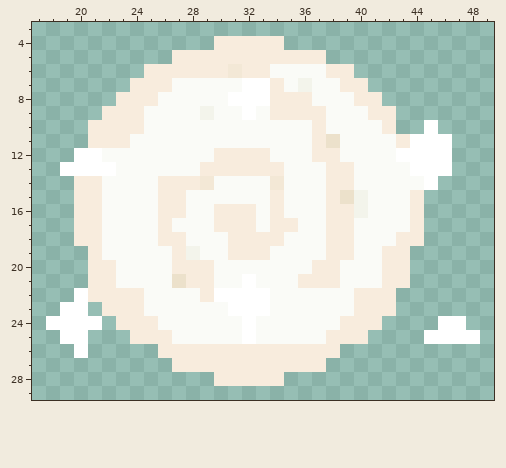
Edited in one commit: pixel-art sprite (sprites/spr_3headeddog_doublejump/18938664-69b8-4423-8776-3651aa8b5e9a.png). Above is the file before it was changed.
The file is 64x32 pixels. Shown: x 17..49, y 3..29.
Once edited:
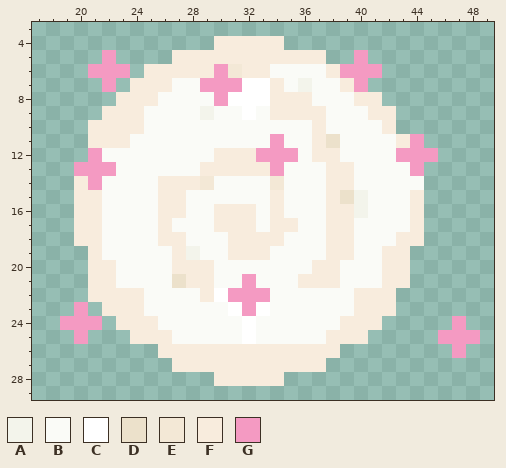
Palette (. is transparent): A #f3f4eb  B #fafbf7  C #ffffff  D #ece1cb  E #f3e8d6  F #f8ecdd  G #f49ac2
Changes in this commit:
y 5: x 22 . -> G; x 40 . -> G
y 6: x 21..23 ... -> GGG; x 30 F -> G; x 39..41 F.. -> GGG
y 7: x 22 . -> G; x 29..31 BBB -> GGG; x 40 F -> G
y 8: x 30 B -> G
y 10: x 45 C -> .
y 11: x 34 B -> G; x 44..46 CCC -> G..
y 12: x 20..21 CC -> .G; x 33..35 FBB -> GGG; x 43..46 CCCC -> GGG.
y 13: x 19..22 CCCC -> .GGG; x 34 F -> G; x 44..46 CCC -> G..
y 14: x 21 F -> G; x 45 C -> .
y 21: x 32 C -> G
y 22: x 20 C -> .; x 31..33 CCC -> GGG
y 23: x 19..20 CC -> .G; x 32 C -> G
y 24: x 18..21 CCCC -> .GGG; x 46..47 CC -> .G
y 25: x 19..20 CC -> .G; x 45..48 CCCC -> .GGG
y 26: x 20 C -> .; x 47 . -> G
Changed places in both pictures, as pixel boxes (x1, y1, x2, y2):
added: (88, 50, 130, 92)
changed: (340, 50, 452, 190)
changed: (200, 64, 298, 176)
changed: (60, 148, 116, 190)
changed: (228, 274, 270, 316)
changed: (46, 288, 102, 358)
changed: (424, 316, 480, 358)
